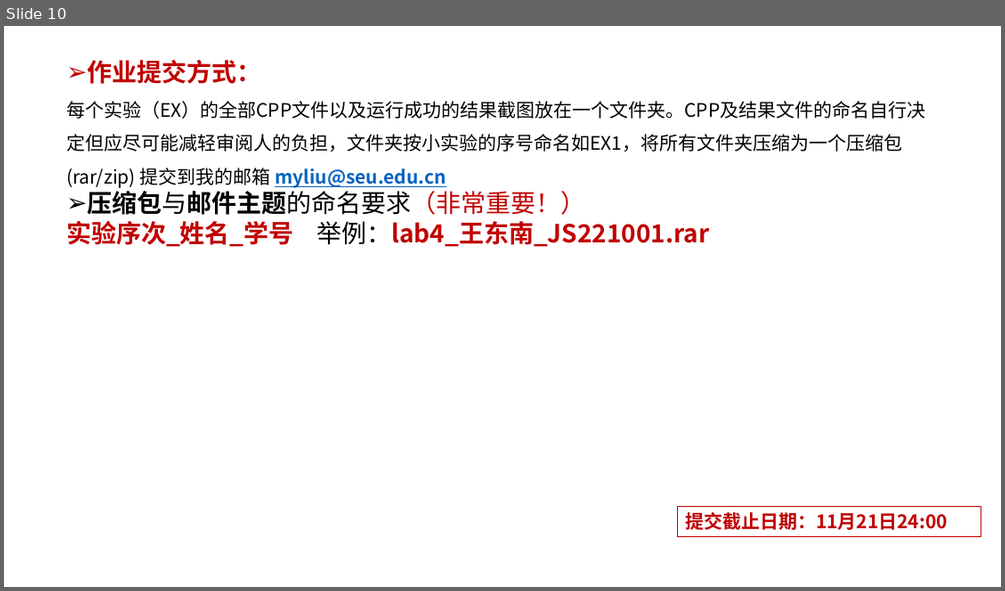
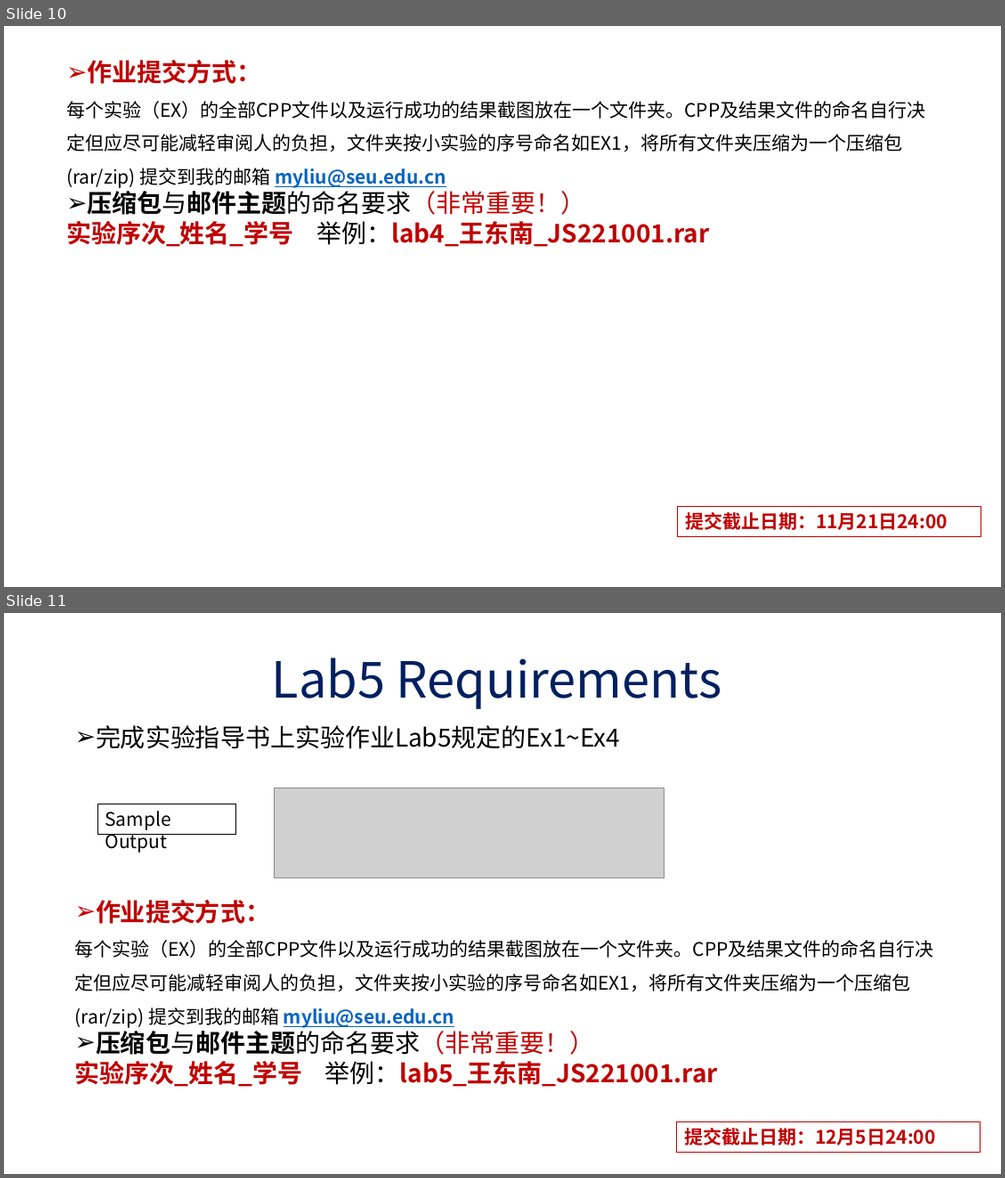
Before and after one commit to liu-mengyang/cppTA-2021fall, a slide deck: labs requirements.pptx. Shown one above the other, each under a label of ours: slide 10 before the commit, slides 10 and 11 after it. The pictures are 1005x591 and 1005x1178 pixels, drawn with LibreOffice and Linux fonts; fonts in the diff are those of the drawing; grey boxes stand for pictures. Boxes give left, top, right and bottom in pixels: in the first picture for what was removed or moved away, otherwise in the second. Text is boxed around its words. In the diff, an @@ line names an element or a change of style, - is before the commit and + after.

```diff
--- a/labs requirements.pptx
+++ b/labs requirements.pptx
@@ slide 11 added at <box>4,613,1001,1174</box>, background #FFFFFF @@
@@ text added at <box>272,657,722,709</box>, 48 pt, text #002060 @@
+Lab5 Requirements
@@ text added at <box>96,725,620,749</box>, 24 pt, text #000000 @@
+➢ 完成实验指导书上实验作业Lab5规定的Ex1~Ex4
@@ picture added at <box>274,787,663,877</box> @@
@@ rectangle added at <box>97,803,235,834</box>, outline #000000 0.75 pt, 18 pt, text #000000 @@
+Sample Output
@@ text added at <box>75,900,934,1086</box>, 18 pt, text #000000 @@
+➢ 作业提交方式：
+  每个实验（EX）的全部CPP文件以及运行成功的结果截图放在一个文件夹。CPP及结果文件的命名自行决定但应尽可能减轻审阅人的负担，文件夹按小实验的序号命名如EX1，将所有文件夹压缩为一个压缩包 (rar/zip) 提交到我的邮箱 myliu@seu.edu.cn
+➢ 压缩包与邮件主题的命名要求（非常重要！）
+实验序次_姓名_学号 举例：lab5_王东南_JS221001.rar
@@ rectangle added at <box>677,1121,980,1151</box>, outline #C00000 0.75 pt, 18 pt, text #C00000, bold @@
+提交截止日期：12月5日24:00
```
Also in this commit, not shown: 4 other files.
